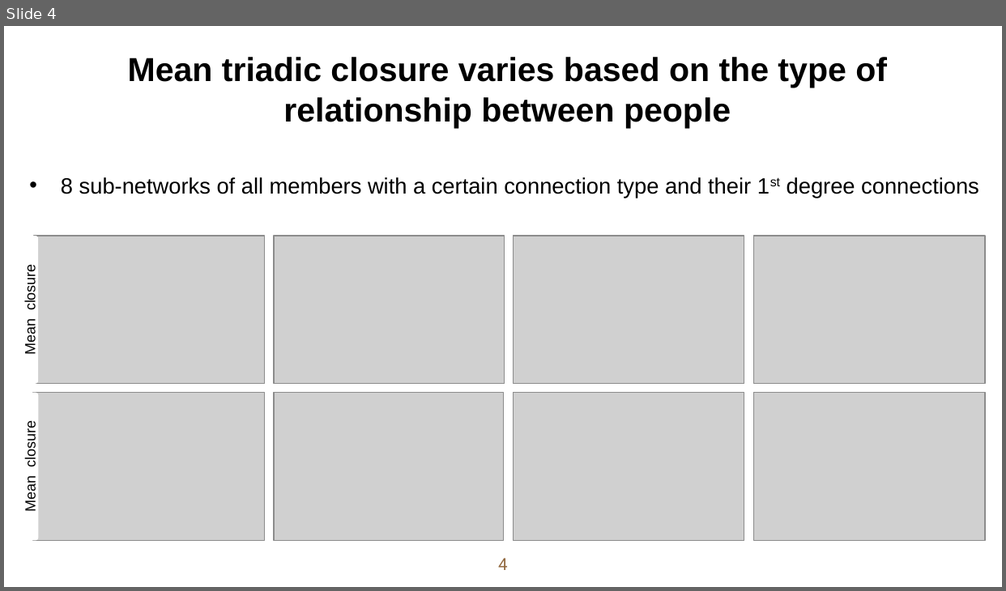
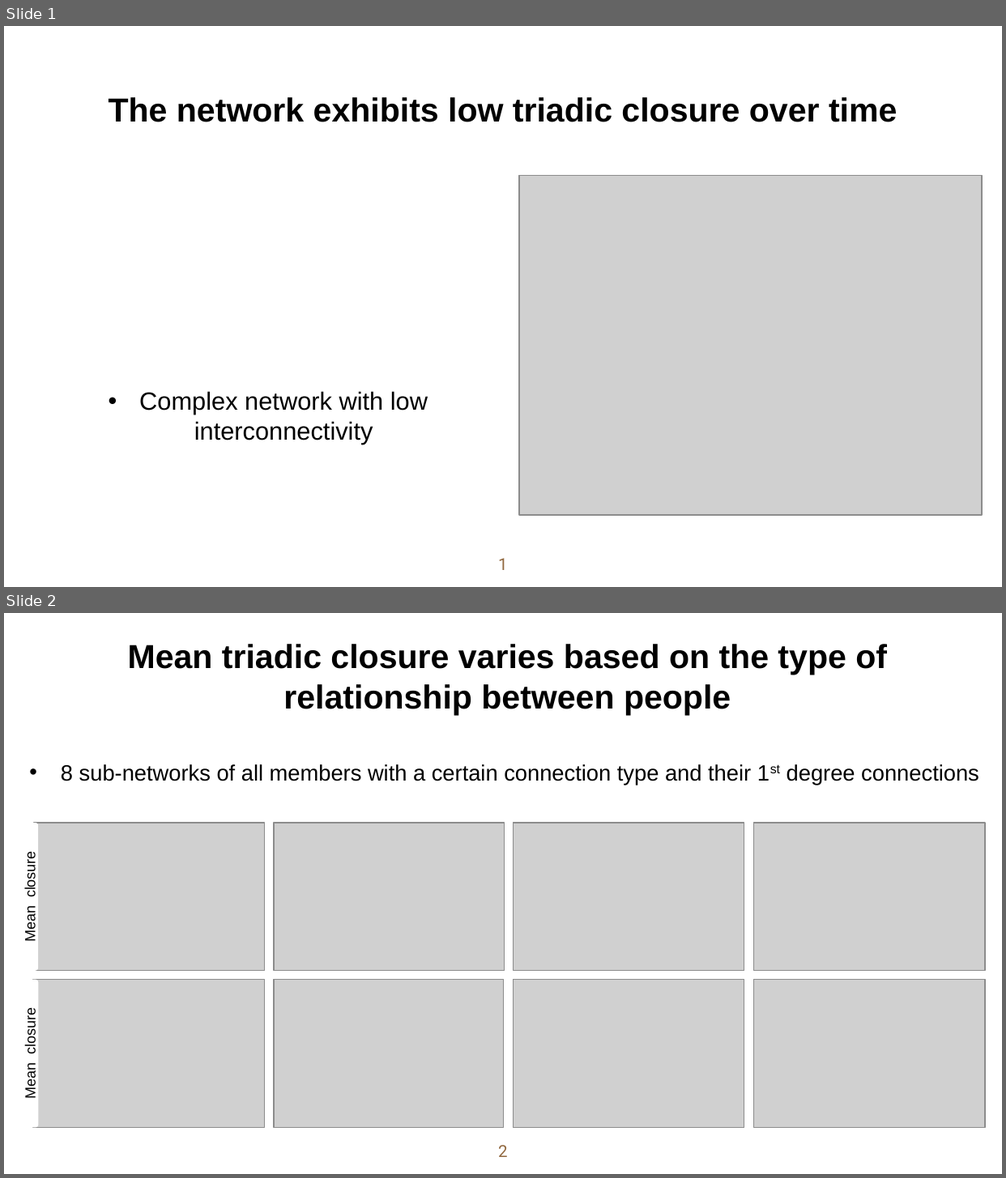
Before and after one commit to alex-luwenhui/MSBA-Team6-BaconProject, a slide deck: Mira slides.pptx. Shown one above the other, each under a label of ours: slide 4 before the commit, slides 1 and 2 after it. The pictures are 1006x591 and 1006x1178 pixels, drawn with LibreOffice and Linux fonts; fonts in the diff are those of the drawing; grey boxes stand for pictures; background and template pictures are left out. Boxes give left, top, right and bottom in pixels: in the first picture for what was removed or moved away, otherwise in the second. Text is boxed around its words. In the diff, an @@ line names an element or a change of style, - is before the commit and + after.

```diff
--- a/Mira slides.pptx
+++ b/Mira slides.pptx
@@ slide 1 added at [4,26,1002,587], background picture (left out) @@
@@ text added at [108,97,897,122], 24 pt, text #000000, bold @@
+The network exhibits low triadic closure over time
@@ picture added at [519,176,981,516] @@
@@ text added at [139,391,428,445], 18 pt, text #000000 @@
+• Complex network with low interconnectivity
@@ page number added at [498,558,508,570], 12 pt, text #926940 @@
+1
@@ what was slide 4 is now slide 2 @@
@@ page number at [498,1145,508,1157]: text changed @@
-4
+2
```
Also in this commit, not shown: 2 slides changed, 4 slides removed, 2 other files.
